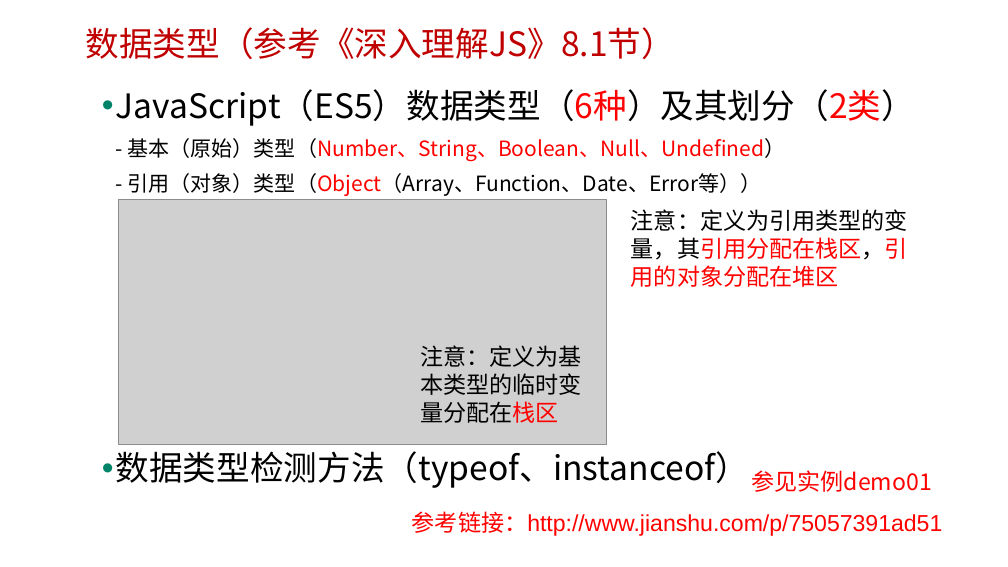
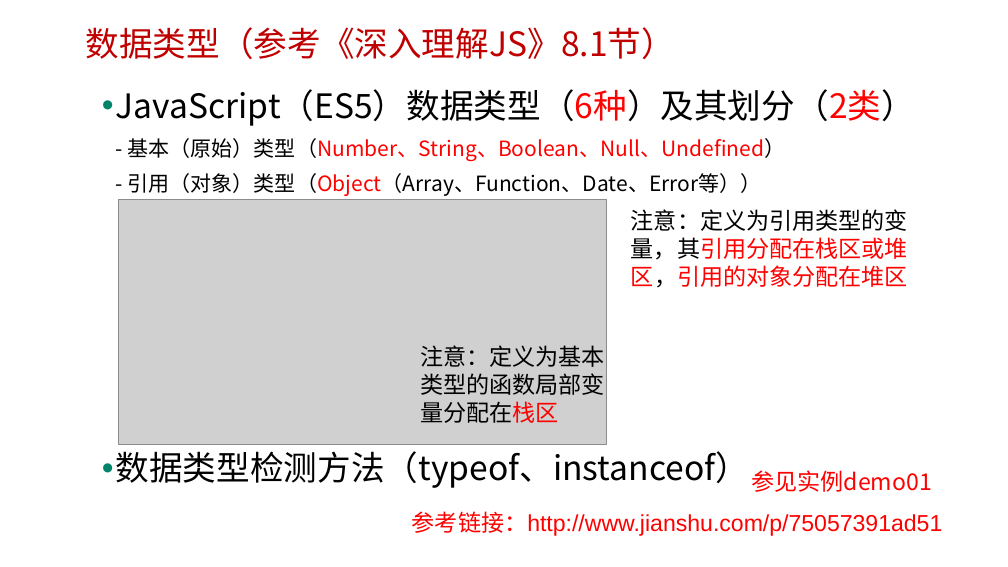
Before and after one commit to edu2act/course-javascript-advanced, a slide deck: slide 4 of 课程PPT/02.JavaScript数据类型、值与变量.pptx. Drawn at 1008x567 pixels with LibreOffice and Linux fonts; fonts in the diff are those of the drawing; grey boxes stand for pictures; background and template pictures are left out. Boxes give left, top, right and bottom in pixels: in the first picture for what was removed or moved away, otherwise in the second. Text is boxed around its words. In the diff, an @@ line names an element or a change of style, - is before the commit and + after.

```diff
--- a/课程PPT/02.JavaScript数据类型、值与变量.pptx
+++ b/课程PPT/02.JavaScript数据类型、值与变量.pptx
@@ text at (631,209,908,288): text changed @@
-注意：定义为引用类型的变量，其引用分配在栈区，引用的对象分配在堆区
+注意：定义为引用类型的变量，其引用分配在栈区或堆区，引用的对象分配在堆区
@@ text at (420,345,604,423): text changed @@
-注意：定义为基本类型的临时变量分配在栈区
+注意：定义为基本类型的函数局部变量分配在栈区
```
Also in this commit, not shown: 8 other slides changed, 11 other files.
